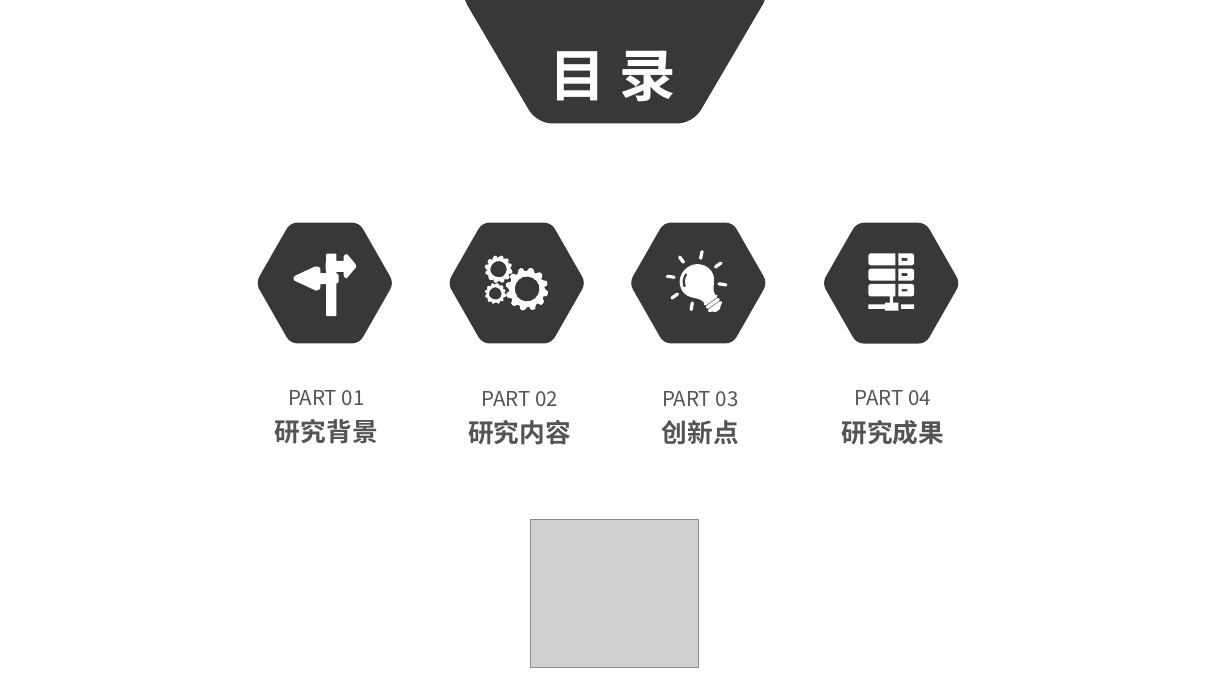
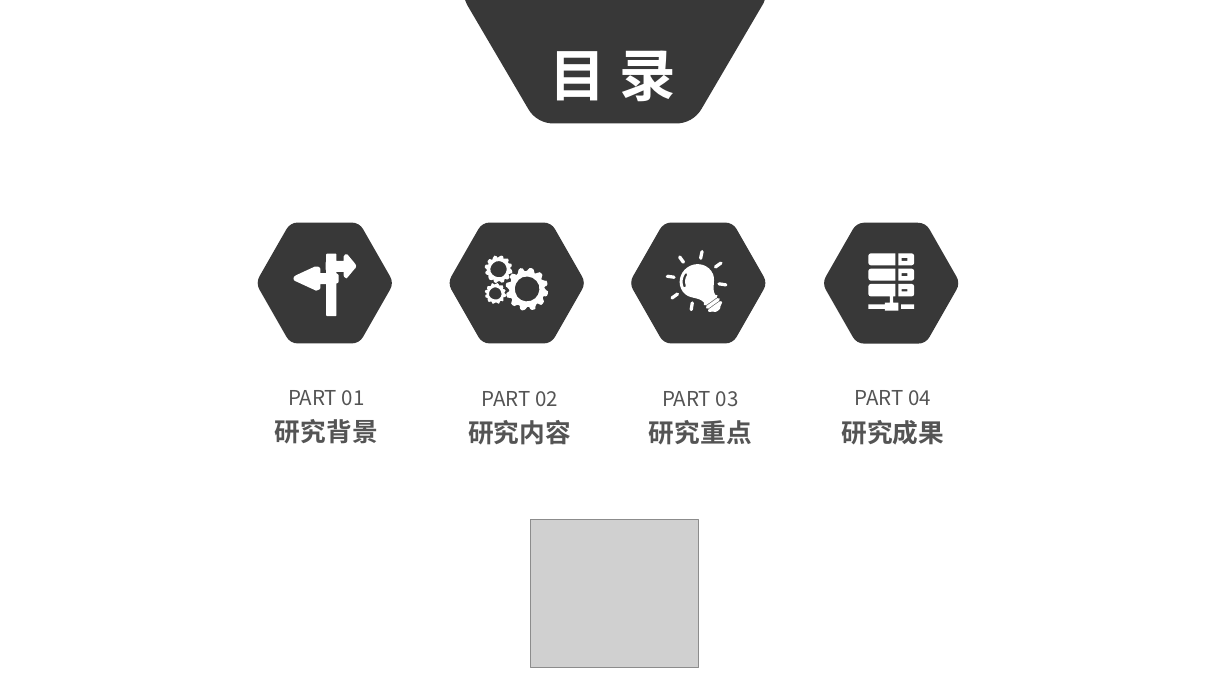
Before and after one commit to wushuangabao/ClothingPatternDesignSystem, a slide deck: slide 2 of 答辩PPT.pptx. Drawn at 1232x693 pixels with LibreOffice and Linux fonts; fonts in the diff are those of the drawing; grey boxes stand for pictures. Boxes give left, top, right and bottom in pixels: in the first picture for what was removed or moved away, otherwise in the second. Text is boxed around its words. In the diff, an @@ line names an element or a change of style, - is before the commit and + after.

```diff
--- a/答辩PPT.pptx
+++ b/答辩PPT.pptx
@@ text "PART 03": place and size @@
-text "PART 03" at box(662, 391, 739, 445)
+text "PART 03" at box(649, 391, 752, 445)
@@ text at box(649, 420, 752, 445): text changed @@
-创新点
+研究重点
```
Also in this commit, not shown: 3 other slides changed, 3 other files.
